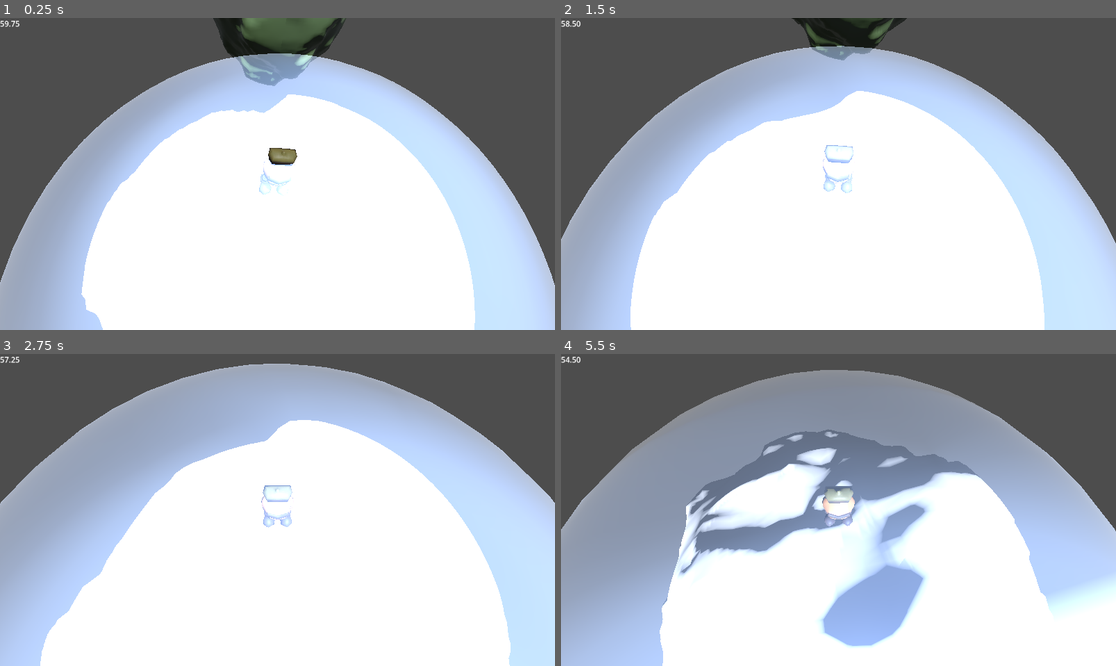
Above: before the commit, frames 1-4 (two rows, left to right).
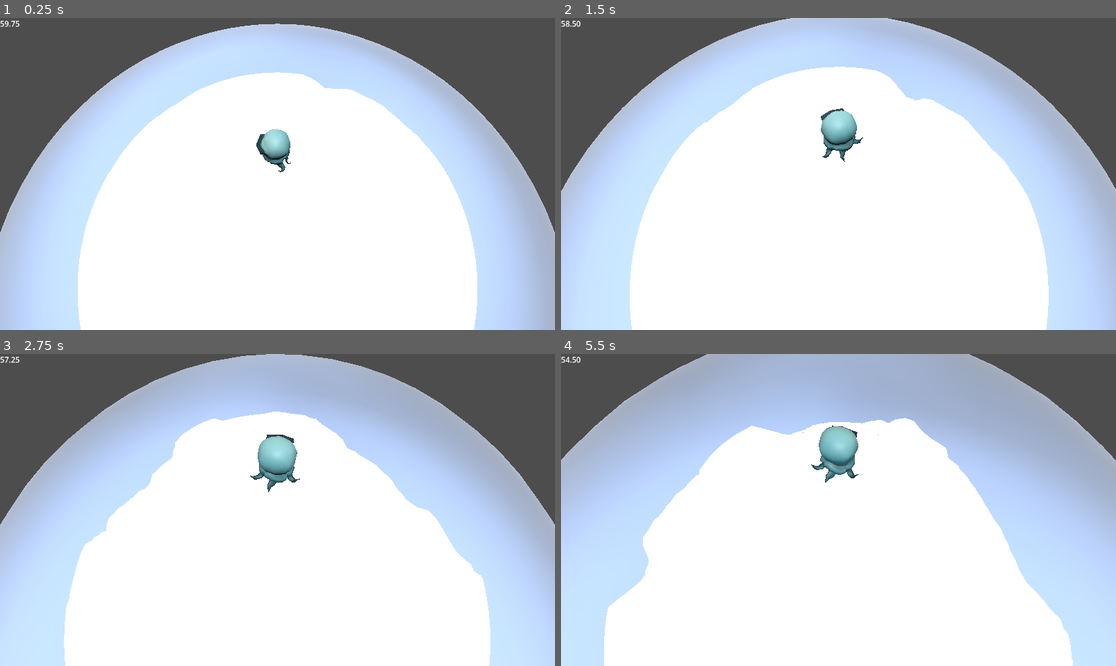
Above: after the commit, the same moments.

Repository: fsrechia/ggj25-blob
Game: Godot game, scene res://Scenes/PlanetScene.tscn
Same seed, same stepped clock (60 frames per second), same inputs: the game is played once before the commit and once after it. A sky picture missing from this copy of the repository is replaced by a grey-blue gradient.
Inputs (mouse positions are in pixels of both pictures, inside the frame that each line leads up to):
- Up to frame 1 (0.25 s): no input
- Up to frame 2 (1.5 s): move the mouse to (866, 174) at 0.52 s; hold W (forward) from 0.53 s (still down); tap Space (jump) at 0.6, 0.77, 1.07 s; move the mouse to (810, 174) at 1.27 s; tap F (interact) at 1.35 s
- Up to frame 3 (2.75 s): keep holding W (forward); tap Space (jump) at 1.52, 1.55, 1.82, 2.1 s; move the mouse to (288, 503) at 2.02 s
- Up to frame 4 (5.5 s): keep holding W (forward); move the mouse to (832, 516) at 2.77 s; tap F (interact) at 2.85, 4.35 s; tap Space (jump) at 3.02, 3.05, 3.32, 3.6, 3.77, 4.07, 4.52, 4.55, 4.82, 5.1 s; move the mouse to (877, 513) at 3.52 s; move the mouse to (794, 506) at 4.27 s; move the mouse to (844, 510) at 5.02 s

The runs differ from the first frame. In frame 1, 31% of the frame differs, in the area x 0-100%, y 0-100%; in frame 2, 32%; in frame 3, 29%; in frame 4, 59%.

Commit message:
Animated main character working with villain and state machines

Diff:
--- a/Player/AnimatedPlayer.tscn
+++ b/Player/AnimatedPlayer.tscn
@@ -1,7 +1,8 @@
-[gd_scene load_steps=13 format=3 uid="uid://fn2l653piy6x"]
+[gd_scene load_steps=14 format=3 uid="uid://fn2l653piy6x"]
 
 [ext_resource type="PackedScene" uid="uid://gb7eu8q3lmaa" path="res://Assets/Enemy/Pinion Idle.glb" id="1_vf7cj"]
 [ext_resource type="Script" path="res://Player/Player.gd" id="2_0352b"]
+[ext_resource type="PackedScene" uid="uid://dj124py8208l0" path="res://Assets/Enemy/PinionAnimado.glb" id="3_f4fg6"]
 [ext_resource type="Script" path="res://Forces/BalancePoint.gd" id="3_yv1rw"]
 [ext_resource type="Script" path="res://Camera/CameraAnchor.gd" id="4_5l1me"]
 [ext_resource type="Script" path="res://Camera/CameraJoint.gd" id="5_vf030"]
@@ -22,7 +23,6 @@
 [sub_resource type="AnimationNodeAnimation" id="AnimationNodeAnimation_lfm24"]
 
 [sub_resource type="AnimationNodeBlendTree" id="AnimationNodeBlendTree_i1ur3"]
-graph_offset = Vector2(-167.341, 225.895)
 nodes/Animation/node = SubResource("AnimationNodeAnimation_lfm24")
 nodes/Animation/position = Vector2(20, 140)
 nodes/output/position = Vector2(300, 160)
@@ -38,18 +38,38 @@
 transform = Transform3D(2, 0, 0, 0, 2, 0, 0, 0, 2, 0, 2, -0.956639)
 shape = SubResource("CapsuleShape3D_fhqdd")
 
+[node name="Pinion - Animado" parent="." index="1" instance=ExtResource("3_f4fg6")]
+
+[node name="Pinio" parent="Pinion - Animado" index="0"]
+transform = Transform3D(1, -1.06577e-16, -2.72495e-17, 1.06577e-16, 0.877279, 0.47998, -2.72495e-17, -0.47998, 0.877279, 0, 2.16692, -0.933788)
+
+[node name="Skeleton3D" parent="Pinion - Animado/Pinio" index="0"]
+bones/0/position = Vector3(0, -0.438066, 0.842076)
+bones/0/rotation = Quaternion(0.14596, 1.17933e-07, 1.73997e-08, 0.989291)
+bones/1/rotation = Quaternion(0.02586, 3.31797e-14, 6.16551e-09, 0.999666)
+bones/2/position = Vector3(-2.65255e-14, -0.438066, 0.842076)
+bones/2/rotation = Quaternion(-1.90435e-07, -0.201537, 0.979481, 3.78958e-08)
+bones/3/position = Vector3(0.946814, -1.60936, -0.17008)
+bones/3/rotation = Quaternion(0.00581361, -0.463669, 0.885643, 0.0247627)
+bones/4/rotation = Quaternion(0.806515, 1.72986e-08, -0.00232334, 0.59121)
+bones/5/rotation = Quaternion(0.123545, 8.96744e-09, -0.00674619, 0.992316)
+bones/6/position = Vector3(-0.946814, -1.60936, -0.17008)
+bones/6/rotation = Quaternion(-0.00581361, -0.463669, 0.885643, -0.0247627)
+bones/7/rotation = Quaternion(0.806515, -1.7696e-08, 0.00232334, 0.59121)
+bones/8/rotation = Quaternion(0.123545, -9.55448e-09, 0.00674619, 0.992316)
+
 [node name="Skeleton3D" parent="Armature" index="0"]
 bones/0/rotation = Quaternion(-0.114924, 1.18419e-07, -1.37e-08, 0.993374)
 bones/6/rotation = Quaternion(0.000790074, -0.218783, 0.975442, -0.0254238)
 
-[node name="AnimationTree" type="AnimationTree" parent="." index="3"]
+[node name="AnimationTree" type="AnimationTree" parent="." index="4"]
 root_node = NodePath("../BalancePoint/CollisionShape3D")
 libraries = {
 "aef": SubResource("AnimationLibrary_emoub")
 }
 tree_root = SubResource("AnimationNodeBlendTree_i1ur3")
 
-[node name="BalancePoint" type="Area3D" parent="." index="4"]
+[node name="BalancePoint" type="Area3D" parent="." index="5"]
 transform = Transform3D(1, 0, 0, 0, 1, 0, 0, 0, 1, 0, 2.51382, -1.05471)
 collision_layer = 0
 collision_mask = 2
@@ -59,7 +79,7 @@
 transform = Transform3D(3, 0, 0, 0, 3, 0, 0, 0, 3, 0, 0, 0)
 shape = SubResource("CapsuleShape3D_rkcne")
 
-[node name="CameraAnchor" type="Node3D" parent="." index="5"]
+[node name="CameraAnchor" type="Node3D" parent="." index="6"]
 script = ExtResource("4_5l1me")
 
 [node name="CameraArm" type="SpringArm3D" parent="CameraAnchor" index="0"]
@@ -74,3 +94,5 @@
 
 [connection signal="area_entered" from="BalancePoint" to="BalancePoint" method="_on_BalancePoint_area_entered"]
 [connection signal="area_exited" from="BalancePoint" to="BalancePoint" method="_on_BalancePoint_area_exited"]
+
+[editable path="Pinion - Animado"]
--- /dev/null
+++ b/Player/AnimatedPlayer2.tscn
@@ -0,0 +1,5 @@
+[gd_scene load_steps=2 format=3 uid="uid://ccqkwvur13x6a"]
+
+[ext_resource type="PackedScene" uid="uid://dj124py8208l0" path="res://Assets/Enemy/PinionAnimado.glb" id="1_gjer1"]
+
+[node name="PinionAnimado" instance=ExtResource("1_gjer1")]
--- /dev/null
+++ b/Player/AnimatedPlayer3.tscn
@@ -0,0 +1,142 @@
+[gd_scene load_steps=14 format=3 uid="uid://c6ih3pn7cktny"]
+
+[ext_resource type="PackedScene" uid="uid://c5m2tbkx6ps1t" path="res://Assets/Enemy/AquaeAnimado.glb" id="1_75vte"]
+[ext_resource type="Script" path="res://Player/Player.gd" id="2_8vra1"]
+[ext_resource type="Script" path="res://Forces/BalancePoint.gd" id="3_pri43"]
+[ext_resource type="Script" path="res://Camera/CameraAnchor.gd" id="4_3v1kh"]
+[ext_resource type="Script" path="res://Camera/CameraJoint.gd" id="5_bu8p2"]
+
+[sub_resource type="CapsuleShape3D" id="CapsuleShape3D_0nlhm"]
+
+[sub_resource type="CapsuleShape3D" id="CapsuleShape3D_7msab"]
+radius = 0.15
+height = 0.3
+
+[sub_resource type="AnimationNodeAnimation" id="AnimationNodeAnimation_h31ye"]
+animation = &" Idle"
+
+[sub_resource type="AnimationNodeTransition" id="AnimationNodeTransition_hp850"]
+xfade_time = 0.2
+input_0/name = "false"
+input_0/auto_advance = false
+input_0/break_loop_at_end = false
+input_0/reset = true
+input_1/name = "true"
+input_1/auto_advance = false
+input_1/break_loop_at_end = false
+input_1/reset = true
+
+[sub_resource type="AnimationNodeAnimation" id="AnimationNodeAnimation_5vgl3"]
+animation = &"Voando"
+
+[sub_resource type="AnimationNodeTransition" id="AnimationNodeTransition_4gv3a"]
+input_0/name = "idle"
+input_0/auto_advance = false
+input_0/break_loop_at_end = false
+input_0/reset = true
+input_1/name = "walk"
+input_1/auto_advance = false
+input_1/break_loop_at_end = false
+input_1/reset = true
+
+[sub_resource type="AnimationNodeAnimation" id="AnimationNodeAnimation_6emss"]
+animation = &" Idle"
+
+[sub_resource type="AnimationNodeBlendTree" id="AnimationNodeBlendTree_rddd3"]
+graph_offset = Vector2(-400.114, -154.328)
+nodes/idle/node = SubResource("AnimationNodeAnimation_h31ye")
+nodes/idle/position = Vector2(-440, -160)
+nodes/in_air/node = SubResource("AnimationNodeTransition_hp850")
+nodes/in_air/position = Vector2(120, 20)
+nodes/jump/node = SubResource("AnimationNodeAnimation_5vgl3")
+nodes/jump/position = Vector2(-120, 160)
+nodes/movements/node = SubResource("AnimationNodeTransition_4gv3a")
+nodes/movements/position = Vector2(-160, -100)
+nodes/output/position = Vector2(440, -20)
+nodes/walk/node = SubResource("AnimationNodeAnimation_6emss")
+nodes/walk/position = Vector2(-440, 0)
+node_connections = [&"in_air", 0, &"movements", &"in_air", 1, &"jump", &"movements", 0, &"idle", &"movements", 1, &"walk", &"output", 0, &"in_air"]
+
+[node name="AquaeAnimado" instance=ExtResource("1_75vte")]
+script = ExtResource("2_8vra1")
+
+[node name="Aquae" parent="." index="0"]
+transform = Transform3D(-1, 0, -8.74228e-08, 0, 1, 0, 8.74228e-08, 0, -1, 0, 1.49636, -1.45698)
+
+[node name="Skeleton3D" parent="Aquae" index="0"]
+transform = Transform3D(-1, 0, -8.74228e-08, 0, 1, 0, 8.74228e-08, 0, -1, 0, 0, 0)
+bones/0/position = Vector3(1.76633e-09, 0.134128, 0.118134)
+bones/0/rotation = Quaternion(-0.00616525, 0.00031153, -0.0504825, 0.998706)
+bones/0/scale = Vector3(1, 1, 1)
+bones/1/position = Vector3(-2.9354e-09, -0.283647, 0.318047)
+bones/1/rotation = Quaternion(0.997952, 0.0248407, 0.00335222, 0.0588501)
+bones/2/rotation = Quaternion(0.534518, -0.00467788, -0.0397447, 0.844209)
+bones/3/rotation = Quaternion(0.442255, -8.79652e-17, -1.05442e-07, 0.896889)
+bones/4/rotation = Quaternion(-0.665911, 0.0419261, 0.0509897, 0.743105)
+bones/4/scale = Vector3(1, 1, 1)
+bones/5/rotation = Quaternion(-0.505512, -0.0260645, 0.0528324, 0.860806)
+bones/6/rotation = Quaternion(-0.366148, -1.90892e-15, 8.72965e-08, 0.930557)
+bones/7/rotation = Quaternion(-0.362636, -3.33887e-07, 2.19592e-07, 0.931931)
+bones/8/position = Vector3(3.7411e-08, -0.0527349, -0.488031)
+bones/8/rotation = Quaternion(0.925207, -0.0281287, 0.0161009, -0.378075)
+bones/8/scale = Vector3(1, 1, 1)
+bones/9/rotation = Quaternion(-0.487435, 2.21333e-08, 1.68114e-07, 0.873159)
+bones/10/rotation = Quaternion(0.470221, 1.65723e-08, -1.47567e-07, 0.882549)
+bones/11/rotation = Quaternion(0.601141, -0.0829813, 0.0108079, 0.79475)
+bones/12/position = Vector3(0.740614, -0.244408, -0.103418)
+bones/12/rotation = Quaternion(0.142368, -0.21083, 0.910537, -0.325892)
+bones/13/rotation = Quaternion(-0.324267, -0.00581314, -0.20795, 0.922808)
+bones/13/scale = Vector3(1, 1, 1)
+bones/14/rotation = Quaternion(0.623957, 0.0913616, -0.261662, 0.73066)
+bones/14/scale = Vector3(1, 1, 1)
+bones/15/rotation = Quaternion(0.508094, 0.0240118, -0.249621, 0.823986)
+bones/15/scale = Vector3(1, 1, 1)
+bones/16/position = Vector3(-0.740614, -0.244408, -0.103418)
+bones/16/rotation = Quaternion(-0.139656, -0.1727, 0.943822, 0.244685)
+bones/17/rotation = Quaternion(-0.228465, 0.0285673, 0.24772, 0.941075)
+bones/17/scale = Vector3(1, 1, 1)
+bones/18/rotation = Quaternion(0.623957, -0.0913616, 0.261662, 0.73066)
+bones/18/scale = Vector3(1, 1, 1)
+bones/19/rotation = Quaternion(0.531083, -0.00343432, 0.265751, 0.804559)
+bones/19/scale = Vector3(1, 1, 1)
+
+[node name="GEO_aquae1" parent="Aquae/Skeleton3D" index="0"]
+transform = Transform3D(-1, 0, -8.74228e-08, 0, 1, 0, 8.74228e-08, 0, -1, 0, 0, 0)
+
+[node name="CollisionShape3D" type="CollisionShape3D" parent="." index="2"]
+shape = SubResource("CapsuleShape3D_0nlhm")
+
+[node name="BalancePoint" type="Area3D" parent="." index="3"]
+collision_layer = 0
+collision_mask = 2
+script = ExtResource("3_pri43")
+
+[node name="CollisionShape3D" type="CollisionShape3D" parent="BalancePoint" index="0"]
+transform = Transform3D(3, 0, 0, 0, 3, 0, 0, 0, 3, 0, 0, 0)
+shape = SubResource("CapsuleShape3D_7msab")
+
+[node name="CameraAnchor" type="Node3D" parent="." index="4"]
+script = ExtResource("4_3v1kh")
+
+[node name="CameraArm" type="SpringArm3D" parent="CameraAnchor" index="0"]
+spring_length = 18.0
+margin = 0.2
+script = ExtResource("5_bu8p2")
+
+[node name="Camera3D" type="Camera3D" parent="CameraAnchor/CameraArm" index="0"]
+current = true
+fov = 80.0
+far = 550.0
+
+[node name="AnimationTree" type="AnimationTree" parent="." index="5"]
+tree_root = SubResource("AnimationNodeBlendTree_rddd3")
+anim_player = NodePath("../AnimationPlayer")
+parameters/in_air/current_state = "false"
+parameters/in_air/transition_request = ""
+parameters/in_air/current_index = 0
+parameters/movements/current_state = "idle"
+parameters/movements/transition_request = ""
+parameters/movements/current_index = 0
+
+[connection signal="area_entered" from="BalancePoint" to="BalancePoint" method="_on_BalancePoint_area_entered"]
+[connection signal="area_exited" from="BalancePoint" to="BalancePoint" method="_on_BalancePoint_area_exited"]
--- a/Player/Player.gd
+++ b/Player/Player.gd
@@ -11,6 +11,8 @@
 
 @onready var _balance_point: BalancePoint = $BalancePoint
 @onready var _camera_anchor: CameraAnchor = $CameraAnchor
+
+@onready var anim: AnimationPlayer = $AnimationPlayer
 
 var has_water := false
 var has_oxygen_cylinder := false
@@ -56,20 +58,28 @@
 	# What controls is the player inputting?
 	var movement_input := get_movement_input()
 
+
 	# Where does the player want to move?
 	var movement_intention := project_movement_intention(
 		get_viewport().get_camera_3d().global_transform.basis,
 		_balance_point.up,
 		movement_input
 	)
+	if movement_intention != Vector3.ZERO:
+		$AnimationTree.set("parameters/movements/transition_request", "walk")
+	else:
+		$AnimationTree.set("parameters/movements/transition_request", "idle")
 
 	# How much control does the player get over the character?
 	var current_velocity_control: float
 	var current_torque_control: float
 	if self.is_on_floor():
+		$AnimationTree.set("parameters/in_air/transition_request", "false")
 		current_velocity_control = velocity_control_floor
 		current_torque_control = torque_control_floor
 	else:
+		# jump animation
+		$AnimationTree.set("parameters/in_air/transition_request", "true")
 		current_velocity_control = velocity_control_air
 		current_torque_control = torque_control_air
 
@@ -95,6 +105,9 @@
 	var is_jumping := self.is_on_floor() and Input.is_action_just_pressed( "jump")
 	if is_jumping:
 		velocity += up * jump_strength - velocity.project(up)
+		#anim.play("Atak")
+		anim.play("Voando")
+
 
 
 func _process_walking(movement_intention: Vector3, control: float):
@@ -104,6 +117,8 @@
 	# Just in case: delete "up" component.
 	# If we didn't do this, we would stay levitating in the air.
 	desired_velocity_change -= desired_velocity_change.project(up)
+
+
 
 	velocity = velocity.move_toward(
 		velocity + desired_velocity_change,
--- a/Scenes/Enemy_Aquae.tscn
+++ b/Scenes/Enemy_Aquae.tscn
@@ -1,6 +1,6 @@
 [gd_scene load_steps=6 format=3 uid="uid://dy1g5krdw0bka"]
 
-[ext_resource type="PackedScene" uid="uid://c5m2tbkx6ps1t" path="res://Assets/Enemy/Aquae-Animado.glb" id="1_4fiuk"]
+[ext_resource type="PackedScene" uid="uid://c5m2tbkx6ps1t" path="res://Assets/Enemy/AquaeAnimado.glb" id="1_4fiuk"]
 [ext_resource type="Script" path="res://Scripts/Enemy.gd" id="2_8fkvs"]
 [ext_resource type="Script" path="res://Forces/BalancePoint.gd" id="3_2j4xe"]
 
--- a/Scenes/PlanetScene.tscn
+++ b/Scenes/PlanetScene.tscn
@@ -9,12 +9,11 @@
 [ext_resource type="PackedScene" uid="uid://c2qaycdxyamuh" path="res://Assets/Planet/Planeta 2.glb" id="5_msvbl"]
 [ext_resource type="Script" path="res://Scripts/AtmosphericBubble.gd" id="6_xcch3"]
 [ext_resource type="AudioStream" uid="uid://co0c0uighcuua" path="res://Assets/Audio/space-bubble-theme-chill.wav" id="7_rsok5"]
-[ext_resource type="PackedScene" uid="uid://fn2l653piy6x" path="res://Player/AnimatedPlayer.tscn" id="8_1wvoy"]
 [ext_resource type="AudioStream" uid="uid://btnv0hfcrf76y" path="res://Assets/Audio/space-bubble-theme-tense-clock.wav" id="8_n7rh4"]
 [ext_resource type="AudioStream" uid="uid://3auo2ux28qa6" path="res://Assets/Audio/space-bubble-theme-tense-orch.wav" id="9_0to2v"]
 [ext_resource type="AudioStream" uid="uid://bpmlmoqks6b5c" path="res://Assets/Audio/space-bubble-theme-tense-orchtrap.wav" id="10_hhjdc"]
 [ext_resource type="Script" path="res://Scenes/ScriptedAudioStream.gd" id="11_mb7kq"]
-[ext_resource type="PackedScene" uid="uid://dy1g5krdw0bka" path="res://Scenes/Enemy_Aquae.tscn" id="15_0c8hm"]
+[ext_resource type="PackedScene" uid="uid://c6ih3pn7cktny" path="res://Player/AnimatedPlayer3.tscn" id="14_x40ld"]
 
 [sub_resource type="SphereShape3D" id="2"]
 
@@ -100,9 +99,15 @@
 
 [node name="Sun" type="DirectionalLight3D" parent="Light3D"]
 transform = Transform3D(1, 0, 0, 0, -4.37114e-08, 1, 0, -1, -4.37114e-08, -0.454285, 129.014, -0.860413)
+light_energy = 1.2
+light_indirect_energy = 7.2
+light_volumetric_fog_energy = 6.0
 shadow_enabled = true
-shadow_opacity = 0.47
-shadow_blur = 9.609
+shadow_normal_bias = 3.375
+shadow_opacity = 0.37
+shadow_blur = 10.0
+directional_shadow_blend_splits = true
+directional_shadow_pancake_size = 0.5
 
 [node name="LightmapGI" type="LightmapGI" parent="Light3D"]
 
@@ -123,9 +128,6 @@
 [node name="CollisionShape3D" type="CollisionShape3D" parent="AtmosphericBubble/StaticBody3D"]
 shape = SubResource("SphereShape3D_sh315")
 
-[node name="PinionCharacterBody3D2" parent="." instance=ExtResource("8_1wvoy")]
-transform = Transform3D(-1, 0, -8.74228e-08, 0, 1, 0, 8.74228e-08, 0, -1, 9.97956, 48.5772, 6.37714)
-
 [node name="ScriptedAudioStream" type="AudioStreamPlayer" parent="."]
 stream = SubResource("AudioStreamSynchronized_186sn")
 autoplay = true
@@ -135,5 +137,5 @@
 offset_right = 40.0
 offset_bottom = 23.0
 
-[node name="Aquae-Animado" parent="." instance=ExtResource("15_0c8hm")]
-transform = Transform3D(1, 0, 0, 0, 1, 0, 0, 0, 1, 37.1404, 30.1152, 7.00767)
+[node name="AquaeAnimado" parent="." instance=ExtResource("14_x40ld")]
+transform = Transform3D(1, 0, 0, 0, 1, 0, 0, 0, 1, 0, 50.2678, 0)
Renamed: Assets/Enemy/Aquae-Animado.glb -> Assets/Enemy/AquaeAnimado.glb
Not shown, added: Assets/Enemy/AquaeAnimado.glb.import
Binary file added: Assets/Enemy/AquaeAnimado_file1-file3.png
Not shown, added: Assets/Enemy/AquaeAnimado_file1-file3.png.import
Not shown, removed: Assets/Enemy/Pinion - Animado.glb.import
Renamed: Assets/Enemy/Pinion - Animado.glb -> Assets/Enemy/PinionAnimado.glb
Not shown, changed: Assets/Enemy/PinionAnimado.glb.import
Not shown: 1 places in Scenes/PlanetScene.tscn that only renumber resources
